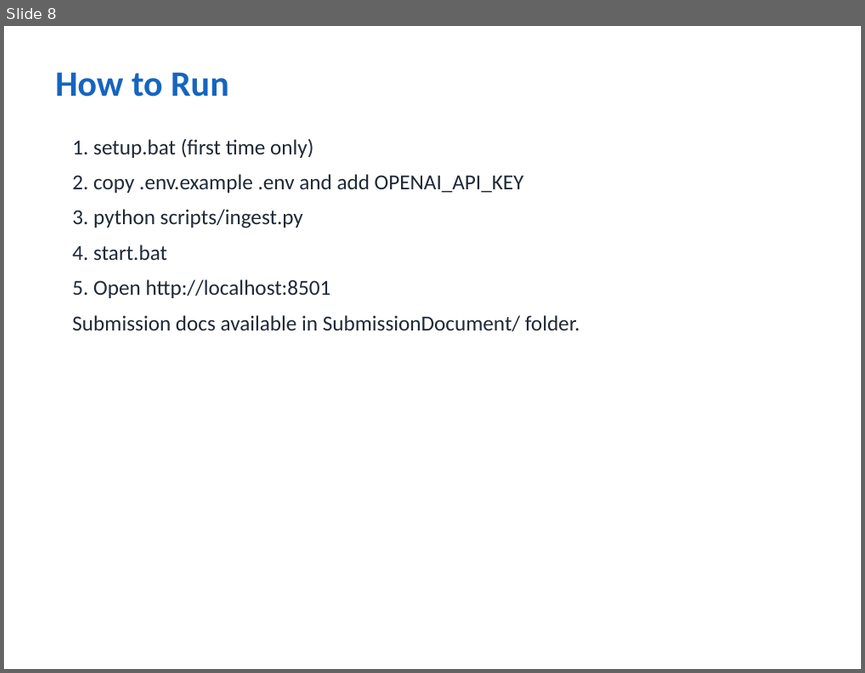
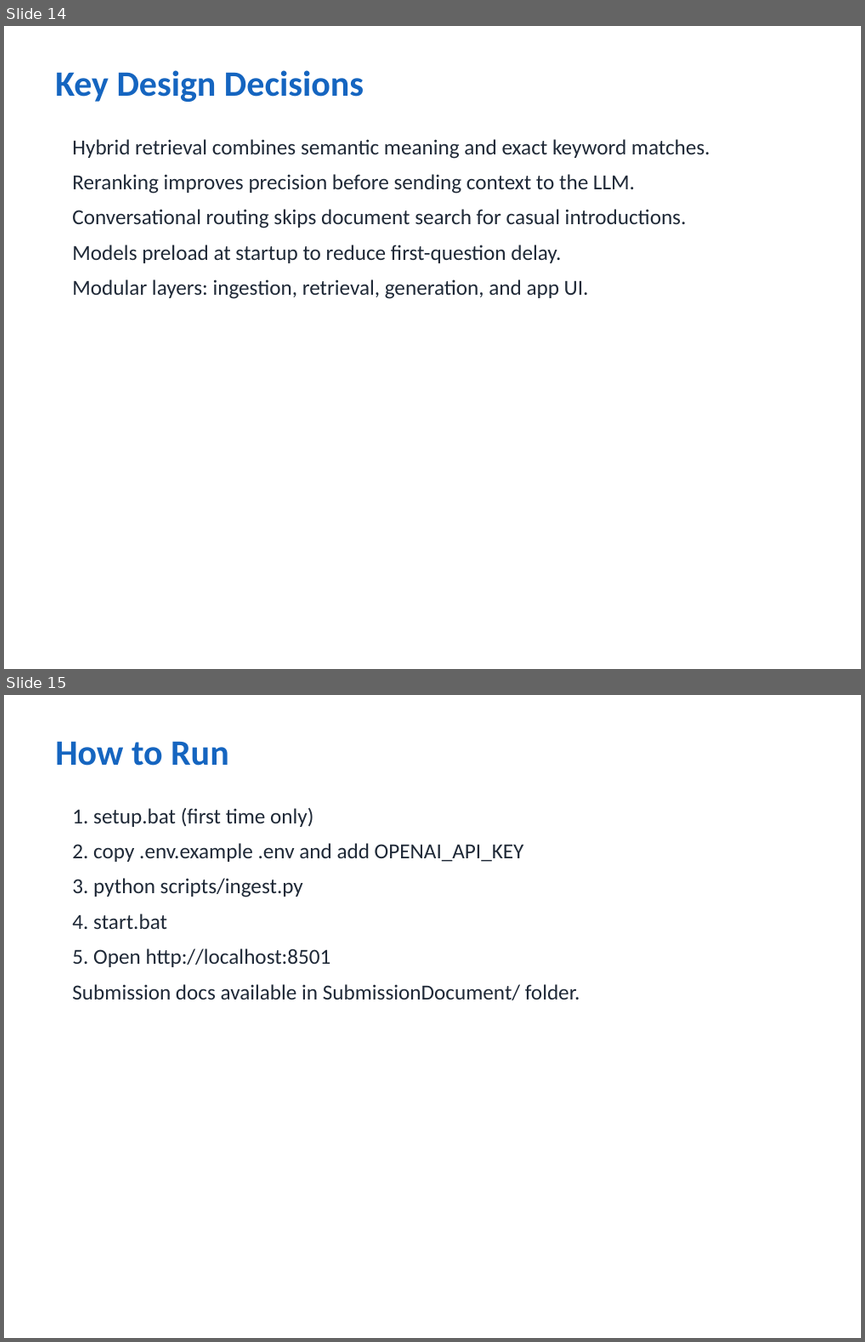
Before and after one commit to vivekkumar-io/iit-patna, a slide deck: SubmissionDocument/Enterprise_Knowledge_Assistant_Vivek_kumar.pptx. Shown one above the other, each under a label of ours: slide 8 before the commit, slides 14 and 15 after it. The pictures are 865x673 and 865x1342 pixels, drawn with LibreOffice and Linux fonts; fonts in the diff are those of the drawing. Boxes give left, top, right and bottom in pixels: in the first picture for what was removed or moved away, otherwise in the second. Text is boxed around its words. In the diff, an @@ line names an element or a change of style, - is before the commit and + after.

```diff
--- a/SubmissionDocument/Enterprise_Knowledge_Assistant_Vivek_kumar.pptx
+++ b/SubmissionDocument/Enterprise_Knowledge_Assistant_Vivek_kumar.pptx
@@ slide 14 added at (4, 26, 861, 669), background #FFFFFF @@
@@ text added at (55, 70, 364, 102), 30 pt, text #1565C0, bold @@
+Key Design Decisions
@@ text added at (72, 139, 710, 299), 18 pt, text #1F2937 @@
+Hybrid retrieval combines semantic meaning and exact keyword matches.
+Reranking improves precision before sending context to the LLM.
+Conversational routing skips document search for casual introductions.
+Models preload at startup to reduce first-question delay.
+Modular layers: ingestion, retrieval, generation, and app UI.
@@ what was slide 8 is now slide 15 @@
```
Also in this commit, not shown: 5 slides changed, 6 other slides added, 1 other file.
